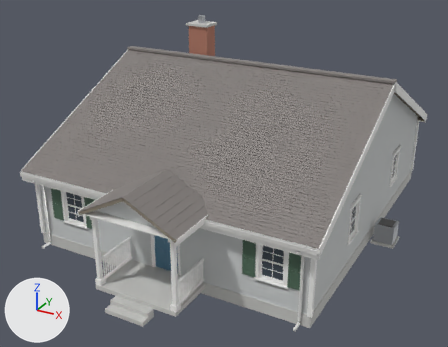
What one commit did to the FBX model Game/Assets/_Project/Art/Environment/Buildings/SM_House_1F_B.fbx.
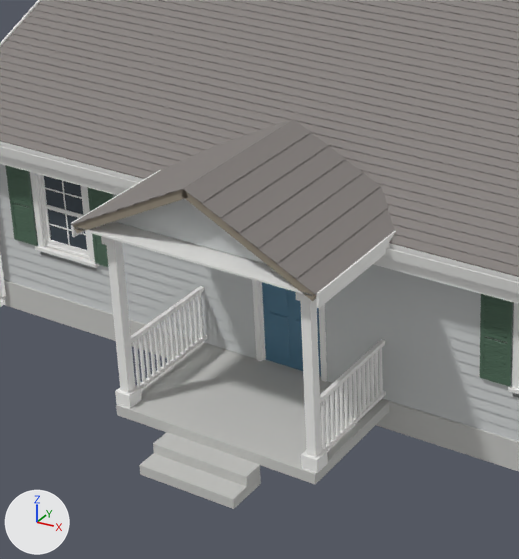
The first picture shows the older version from a camera (50 mm lens) standing at (10.85, -21.77, 12.25) and looking at (-0.05, -1.95, 2.34). The close-ups show the older and then the newer version on the part from 11% to 58% of the width and 35% to 100% of the height of that picture. Only the edits that show in the close-ups are written down. Lighting does not change. The marker at lower left points along +X, +Y and +Z. Objects named as collision shapes, trigger or cutter boxes, shadow casters or lower levels of detail are left out. Where no turn or scale is listed for an object, it has been applied to the vertices. Vertices at exactly the same position are counted once.

The first close-up shows 'SM_House_1F_B_LOD0'.
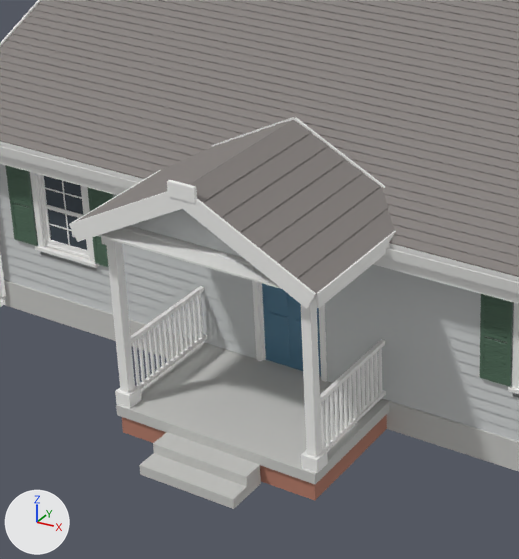
Edits to the bpy script that builds the scene:
```text
Change me_sm_house_1f_b_lod0:
    used by ob_sm_house_1f_b_lod0; location = (0.0, 0.0, 0.0)
    remove me_sm_house_1f_b_lod0.from_pydata(...)  # 5880 vertices, 4882 faces; spans x -5.8..6.5, y -9.0..7.1, z 0.0..7.8
    add me_sm_house_1f_b_lod0.from_pydata(...)  # 5942 vertices, 4930 faces; spans x -5.9..6.5, y -9.0..7.1, z 0.0..7.8
    me_sm_house_1f_b_lod0 part 1: a new loose piece, a box spanning x -1.39..1.74, y -8.36..-6.5, z 0.0..0.29, in mat_m_brick_red (brown #b57c69)
    me_sm_house_1f_b_lod0 part 2: the loose piece of 8 vertices spanning x 1.1..1.5, y -8.6..-6.2, z 3.5..3.7 is copied, and the copy is scaled about its middle by (5.14, -0.0126, 5.45), then moved by (-0.3, -1.2, 0.0), in mat_m_trim_white (white #f3f3f1); it spans x 0.1..2.0, y -8.7..-8.6, z 3.0..4.2
    me_sm_house_1f_b_lod0 part 3: a new loose piece, a box spanning x -0.025..0.375, y -8.67..-8.618, z 4.05..4.25, in mat_m_trim_white (white #f3f3f1)
    me_sm_house_1f_b_lod0 part 4
    10 vertices are removed from x -1.3..1.7, y -8.7..-7.0, z 0.0..1.3
    172 faces are deleted
    8 vertices in x -1.3..1.7, y -7.3, z 0.6..1.3 move by (0.0, 0.2, 0.0)
    8 vertices in x -1.4..1.8, y -6.3, z 3.0..3.2 move by (0.0, -0.1, 0.0)
    32 vertices move within x -1.3..1.7, y -7.3..-7.1, z 0.6..1.3
    32 vertices are added at x -1.7..2.0, y -8.7..-6.2, z 0.6..4.2
    4 new faces join them, mat_m_concrete_grey (light grey #c8c8c5)
    182 new faces join them, mat_m_trim_white (white #f3f3f1)
    4 new faces join them, mat_m_roof_shingle (grey #86817e)
    me_sm_house_1f_b_lod0 part 5: 36 faces spanning x -5.8..5.8, y -8.6..6.9, z 3.0..6.3 switch from mat_m_roof_deck (brown #958b7c) to mat_m_soffit_white (white #f1f1ef)
    other edits to the shape of me_sm_house_1f_b_lod0 do not show in these pictures
```

Boxes (x1, y1, x2, y2) around the edits, measured in the close-ups (519 x 559 px; the box of a moved part takes in the faces that stretch with it):
part 1 of me_sm_house_1f_b_lod0, added: after (122, 414, 387, 500)
part 2 of me_sm_house_1f_b_lod0, added: after (176, 198, 316, 309)
part 3 of me_sm_house_1f_b_lod0, added: after (167, 180, 197, 203)
part 4 of me_sm_house_1f_b_lod0, moved or reshaped: before (133, 120, 383, 508); after (69, 117, 385, 508)
part 5 of me_sm_house_1f_b_lod0, recoloured: before (73, 189, 316, 301); after (312, 295, 316, 301)
